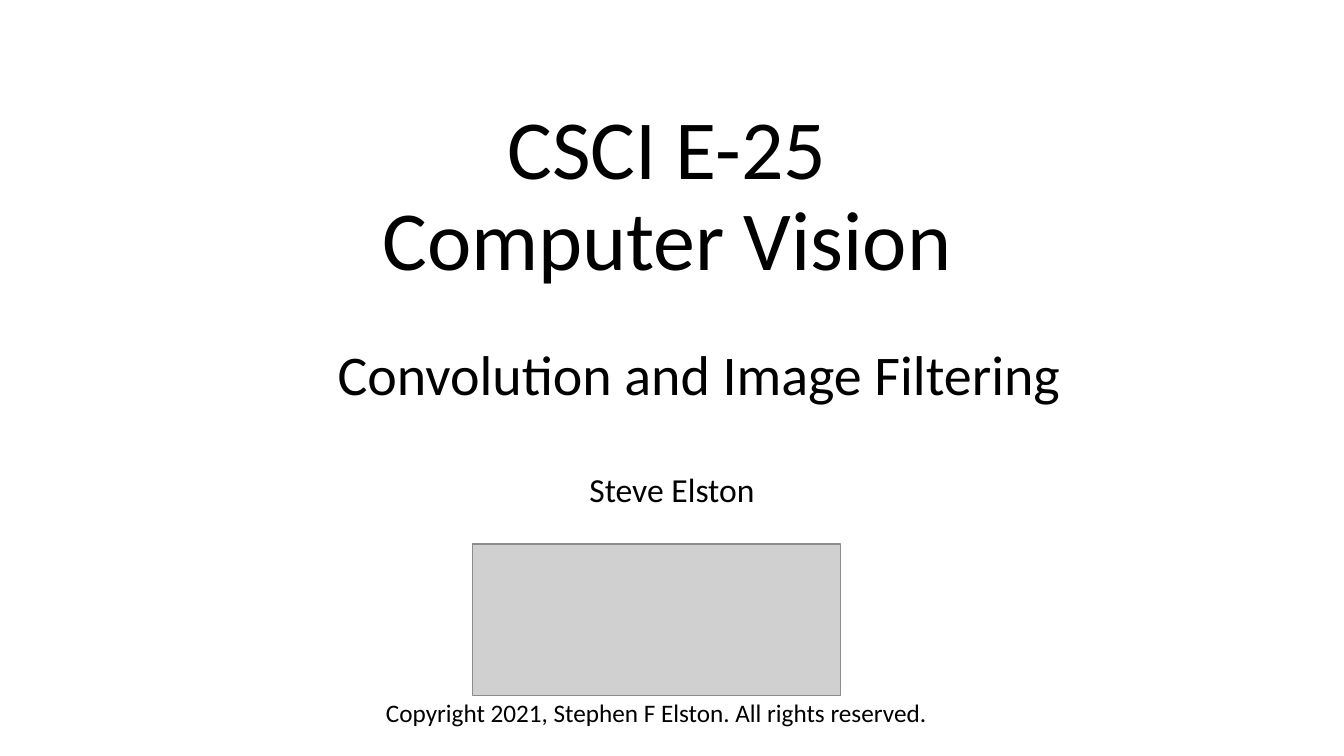
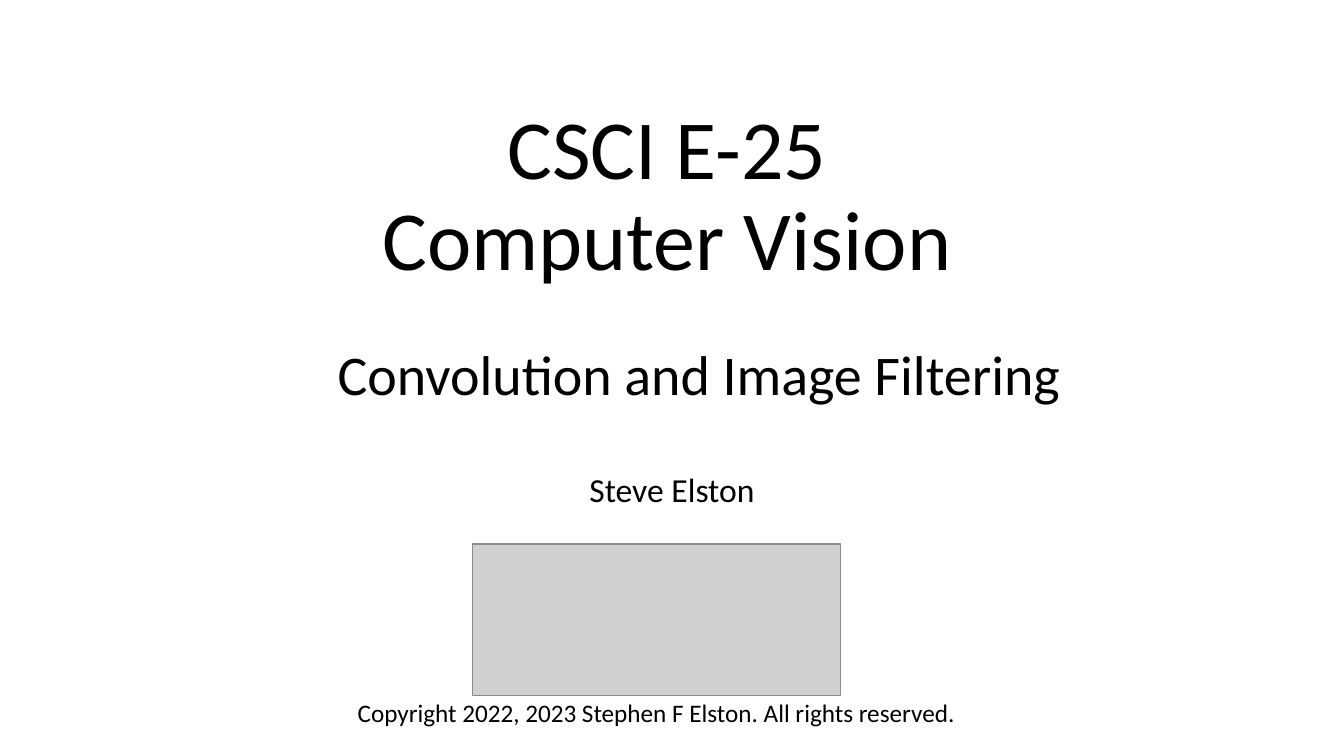
Before and after one commit to StephenElston/CSCI-E25, a slide deck: slide 1 of Slides/2_ConvolutionFilterig.pptx. Drawn at 1344x756 pixels with LibreOffice and Linux fonts; fonts in the diff are those of the drawing; grey boxes stand for pictures. Boxes give left, top, right and bottom in pixels: in the first picture for what was removed or moved away, otherwise in the second. Text is boxed around its words. In the diff, an @@ line names an element or a change of style, - is before the commit and + after.

```diff
--- a/Slides/2_ConvolutionFilterig.pptx
+++ b/Slides/2_ConvolutionFilterig.pptx
@@ text at [358,704,955,727]: text changed @@
-Copyright 2021, Stephen F Elston. All rights reserved.
+Copyright 2022, 2023 Stephen F Elston. All rights reserved.
```
